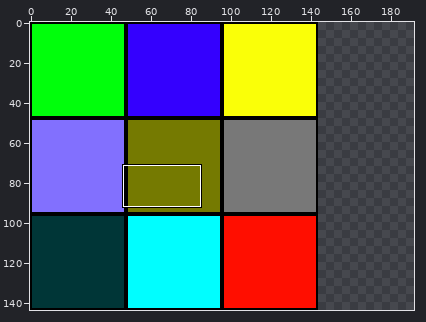
Two states of a sprite sheet, src/tiles.png. Above, an overview of the earlier version with the close-up marked.
Close-up. First the earlier version:
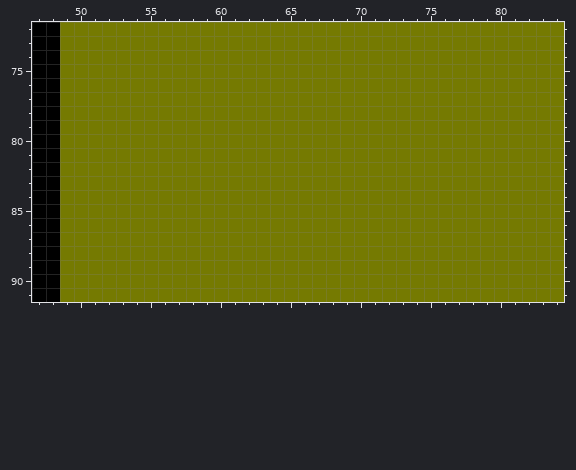
The file is 144x144 pixels. Colours within 5 levels of each other are drawn and written as one. Shown: x 47..84, y 72..91. The old version is drawn lined up with the new one, on the new canvas. The commit also changed other parts of the picture, which this record leaves out.
The result:
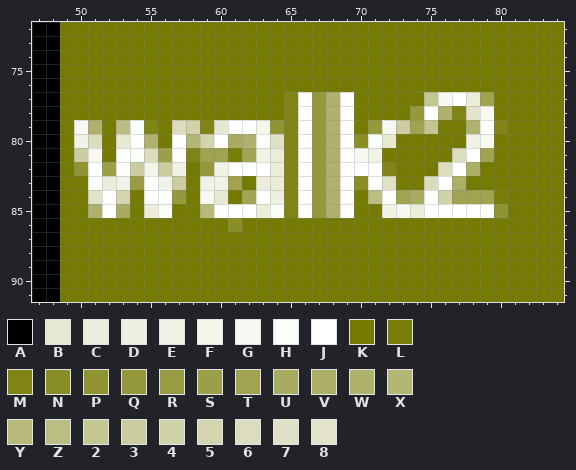
Palette (. is transparent): A #000000  B #e7e8d2  C #ebecda  D #eeefe0  E #f1f2e6  F #f5f5ec  G #f8f8f2  H #f9fff9  J #ffffff  K #757a01  L #797e08  M #808415  N #8a8e27  P #8f9331  Q #95993c  R #989c42  S #9b9f48  T #a0a350  U #a8ac60  V #acaf66  W #afb26d  X #b3b674  Y #b8ba7c  Z #bbbe82  2 #c4c692  3 #cbcd9f  4 #d0d2a9  5 #d4d5af  6 #dcddbe  7 #dfe0c4  8 #e2e3ca
The edit:
canvas 144x144 -> 192x144
y 77: x 65..69 KKKKK -> MJQWJ; x 75..79 KKKKK -> 2GJCT
y 78: x 65..69 KKKKK -> MJQWJ; x 74..79 KKKKKK -> QJWM8G
y 79: x 50..51 KK -> GW; x 53..55 KKK -> ZHM; x 57..69 KKKKKKKKKKKKK -> 64MBJJFPMJQWJ; x 71..75 KKKKK -> QG3T2; x 78..80 KKK -> WJM
y 80: x 50..51 KK -> E6; x 53..55 KKK -> BJW; x 57..72 KKKKKKKKKKKKKKKK -> JX5JUWJ7MJQWJNHB; x 78..79 KK -> EG
y 81: x 50..51 KK -> 3G; x 53..71 KKKKKKKKKKKKKKKKKKK -> HH6SJMTTLTECMJQWJGE; x 77..79 KKK -> 6JT
y 82: x 50..57 KKKKKKKK -> PJSJ3F3E; x 59..72 KKKKKKKKKKKKKK -> QEJJJCMJQWJJJM; x 76..78 KKK -> 6JV
y 83: x 51..57 KKKKKKK -> HCERJE3; x 59..61 KKK -> EET; x 63..72 KKKKKKKKKK -> CCMJQWJNJ7; x 75..77 KKK -> 6JV
y 84: x 51..53 KKK -> 8J5; x 55..57 KKK -> JJQ; x 59..60 KK -> GB; x 62..69 KKKKKKKK -> TJDMJQWJ; x 71..80 KKKKKKKKKK -> ZJTUJ4TTTL
y 85: x 51..53 KKK -> WJU; x 55..56 KK -> CH; x 59..69 KKKKKKKKKKK -> YJJJCHMJQWJ; x 72..80 KKKKKKKKK -> EGCJJJJJP
y 86: x 61 K -> N
